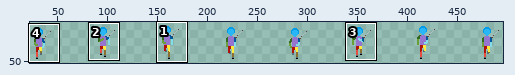
A sprite sheet gets an edit: The Fallen Guardian/Assets/Art/Characters/Player/Move/Player_Move_Down.png. Above, an overview of the earlier version with the close-up marked.
Close-up. The starting point:
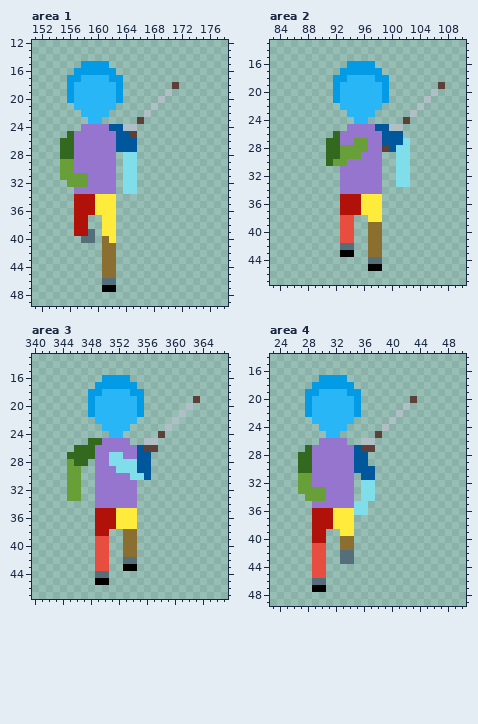
The file is 512x64 pixels. Shown: area 1: x 151..178, y 12..49; area 2: x 83..110, y 13..47; area 3: x 340..367, y 13..47; area 4: x 23..50, y 14..49. The wide view leaves out empty margins. The commit also changed other parts of the picture, which this record leaves out.
The same view after the edit:
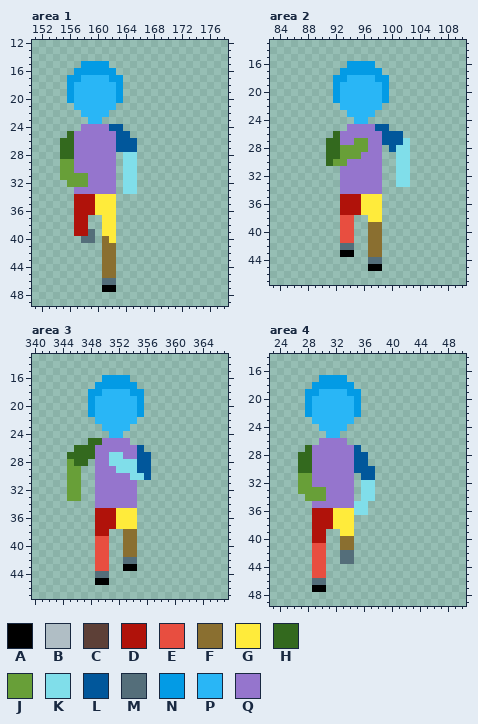
Palette (. is transparent): A #000000  B #b0bec5  C #5d4037  D #b0120a  E #e84e40  F #8a6f30  G #ffeb3b  H #33691e  J #689f38  K #80deea  L #01579b  M #546e7a  N #039be5  P #29b6f6  Q #9575cd
From old to new:
Area 1:
y 18: x 171 C -> .
y 19: x 170 B -> .
y 20: x 169 B -> .
y 21: x 168 B -> .
y 22: x 167 B -> .
y 23: x 166 C -> .
y 24: x 164..165 BB -> ..
y 25: x 165 C -> .
Area 2:
y 19: x 107 C -> .
y 20: x 106 B -> .
y 21: x 105 B -> .
y 22: x 104 B -> .
y 23: x 103 B -> .
y 24: x 102 C -> .
y 25: x 100..101 BB -> ..
y 28: x 99 C -> .
Area 3:
y 19: x 363 C -> .
y 20: x 362 B -> .
y 21: x 361 B -> .
y 22: x 360 B -> .
y 23: x 359 B -> .
y 24: x 358 C -> .
y 25: x 356..357 BB -> ..
y 26: x 356..357 CC -> ..
Area 4:
y 20: x 43 C -> .
y 21: x 42 B -> .
y 22: x 41 B -> .
y 23: x 40 B -> .
y 24: x 39 B -> .
y 25: x 38 C -> .
y 26: x 36..37 BB -> ..
y 27: x 36..37 CC -> ..
Pixel boxes of the changes (left, top, right, bottom) in both close-ups:
erased: (123, 82, 179, 138)
erased: (382, 82, 445, 152)
erased: (144, 396, 200, 452)
erased: (361, 396, 417, 452)
